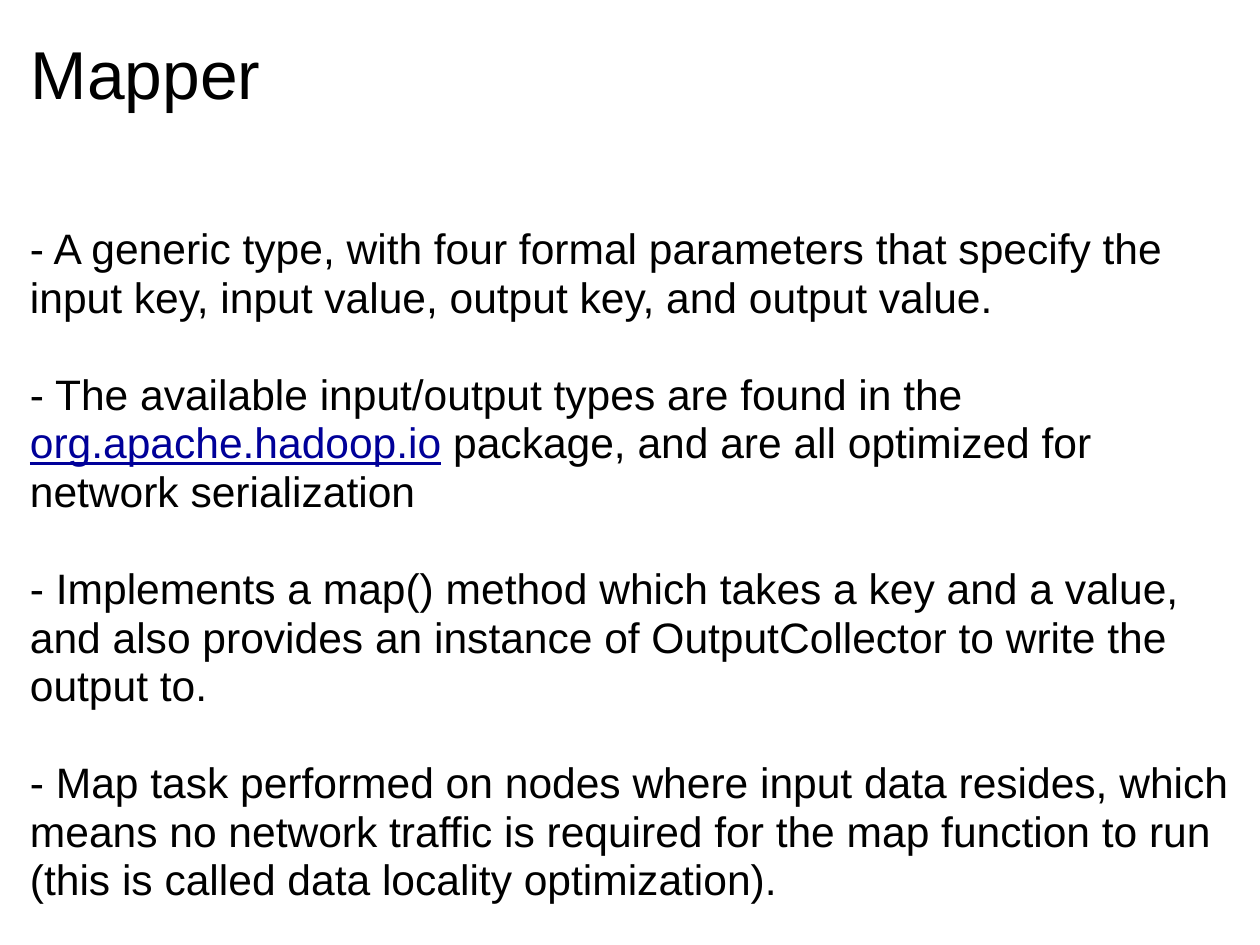
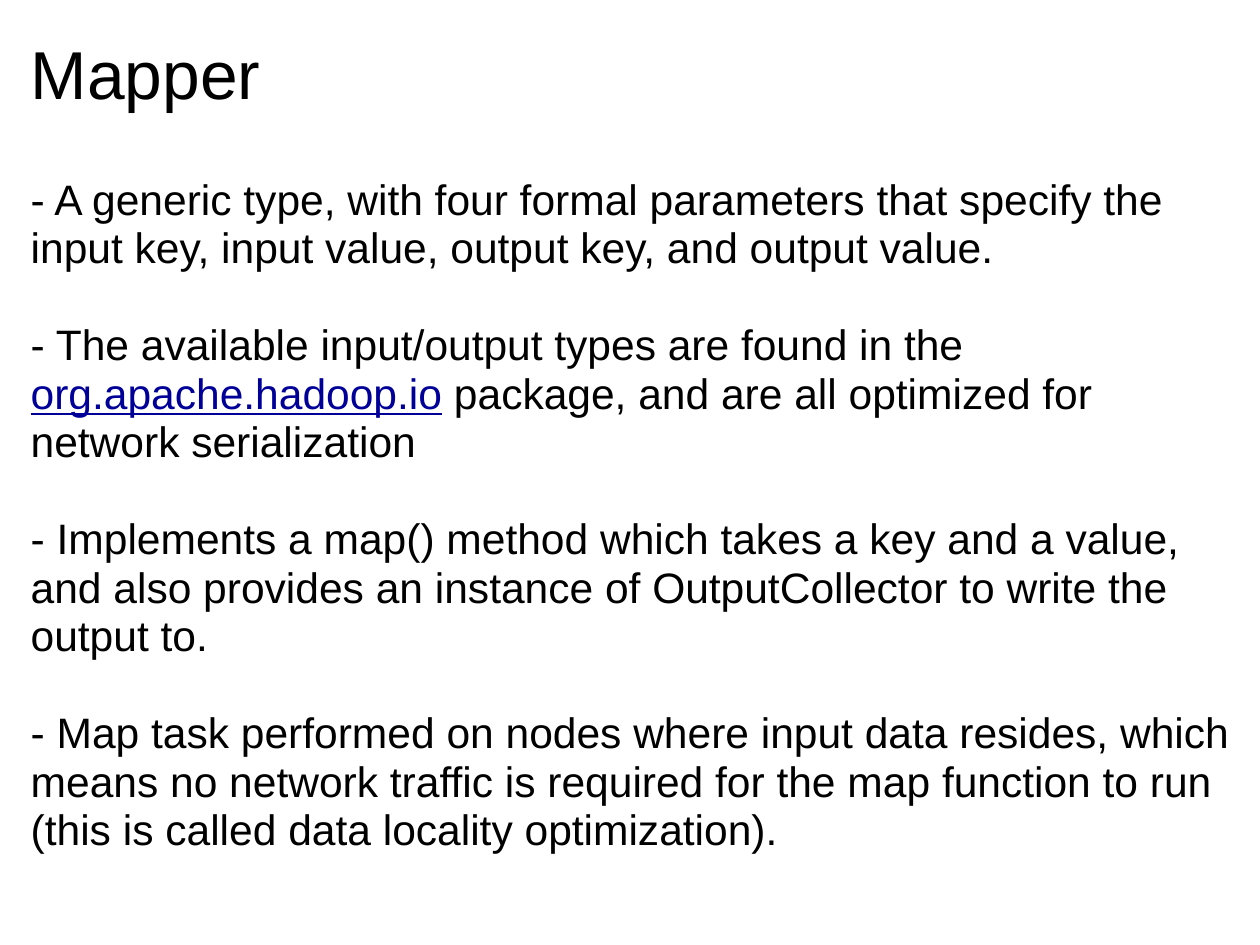
Before and after one commit to kourtni-zz/PragmaticHadoopDemo, a slide deck: slide 3 of docs/Hadoop_MapReduce_Demo.ppt. Drawn at 1260x945 pixels with LibreOffice and Linux fonts; fonts in the diff are those of the drawing. Boxes give left, top, right and bottom in pixels: in the first picture for what was removed or moved away, otherwise in the second. Text is boxed around its words. In the diff, an @@ line names an element or a change of style, - is before the commit and + after.

```diff
--- a/docs/Hadoop_MapReduce_Demo.ppt
+++ b/docs/Hadoop_MapReduce_Demo.ppt
@@ text "- A generic type, with ..." moved from (x1=30, y1=233, x2=1228, y2=903) to (x1=31, y1=184, x2=1229, y2=853) @@
```
Also in this commit, not shown: 3 other slides changed, 1 slide added.
